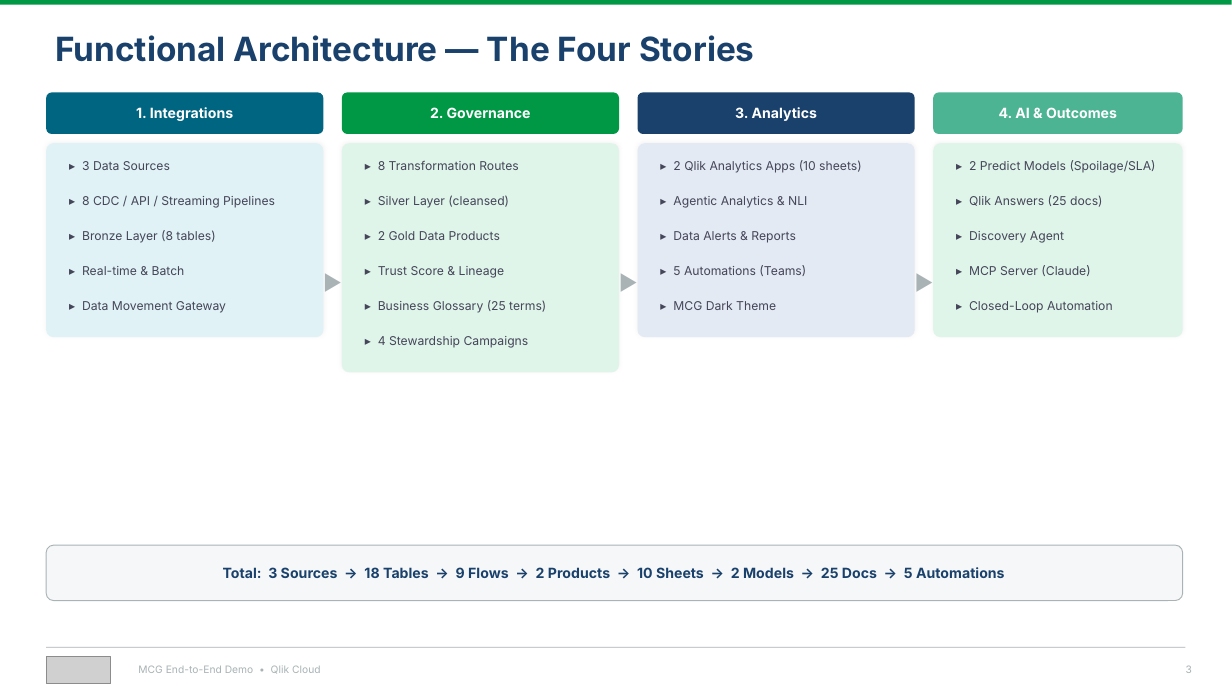
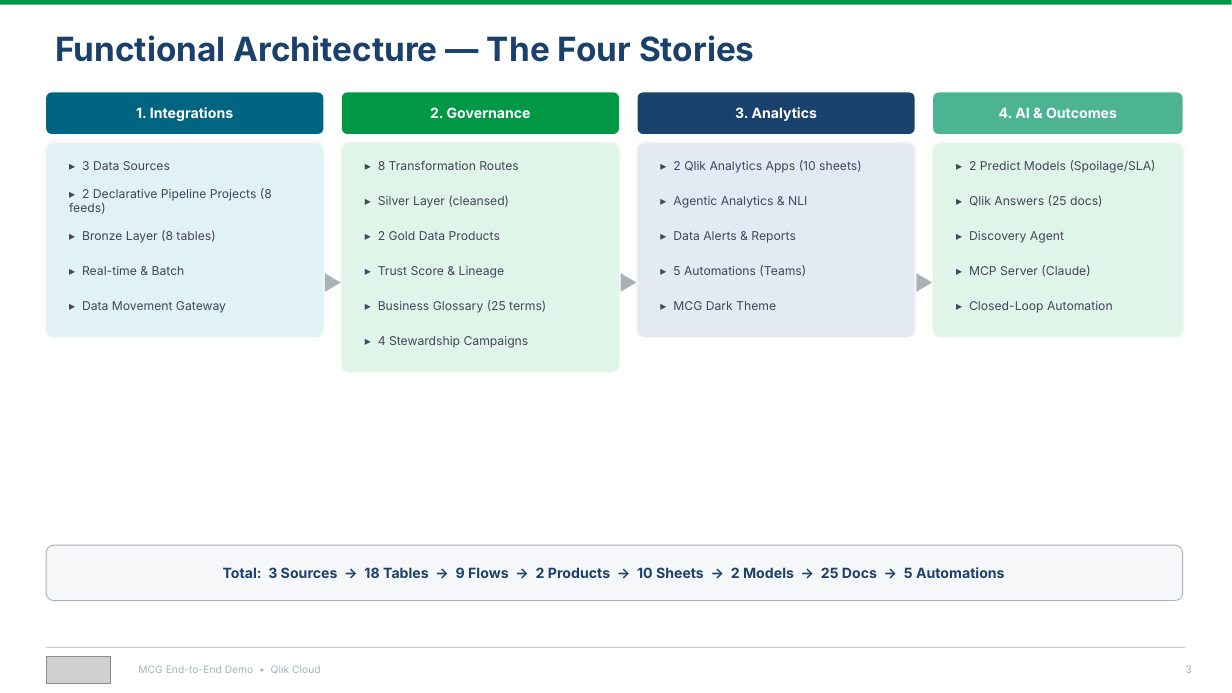
Before and after one commit to robertschoenfeldqlik/meridan_retail_group_qlik_demo_assets, a slide deck: slide 3 of MCG_Demo_Overview_Four_Stories.pptx. Drawn at 1232x693 pixels with LibreOffice and Linux fonts; fonts in the diff are those of the drawing; grey boxes stand for pictures. Boxes give left, top, right and bottom in pixels: in the first picture for what was removed or moved away, otherwise in the second. Text is boxed around its words. In the diff, an @@ line names an element or a change of style, - is before the commit and + after.

```diff
--- a/MCG_Demo_Overview_Four_Stories.pptx
+++ b/MCG_Demo_Overview_Four_Stories.pptx
@@ text at (x1=69, y1=188, x2=272, y2=214): text changed @@
-▸ 8 CDC / API / Streaming Pipelines
+▸ 2 Declarative Pipeline Projects (8 feeds)
```
Also in this commit, not shown: 6 other slides changed, 19 other files.
